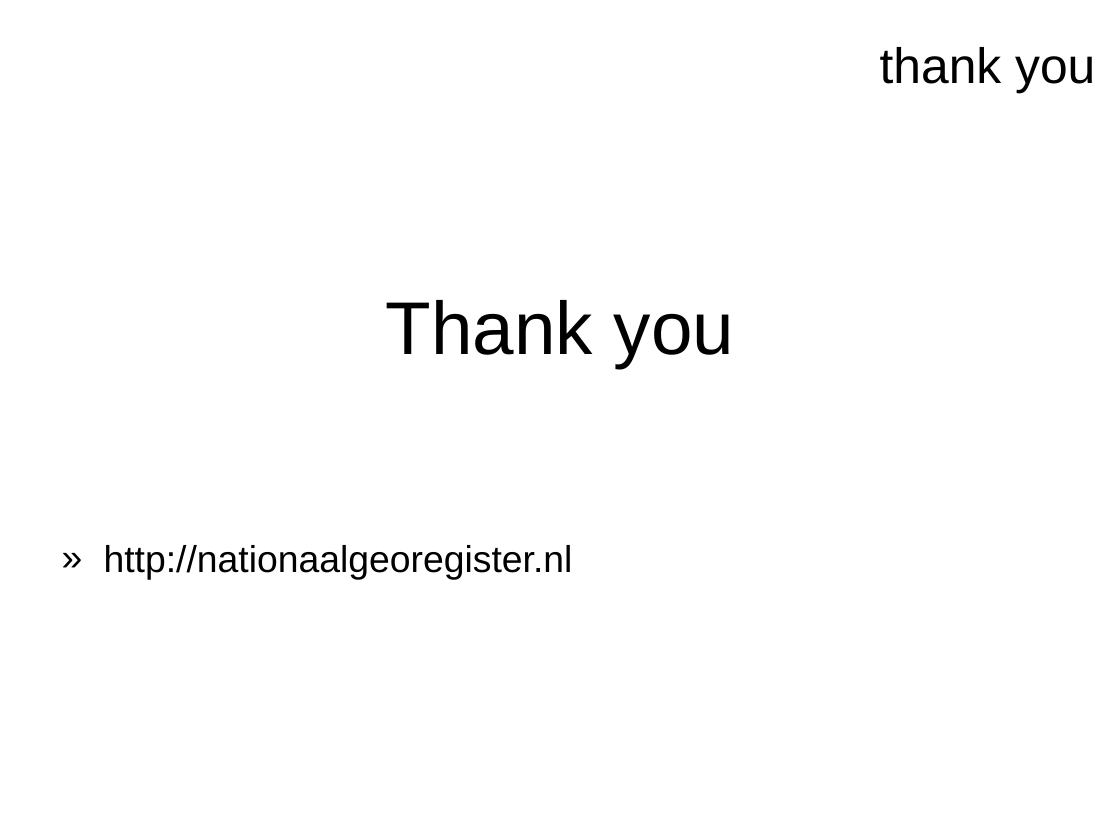
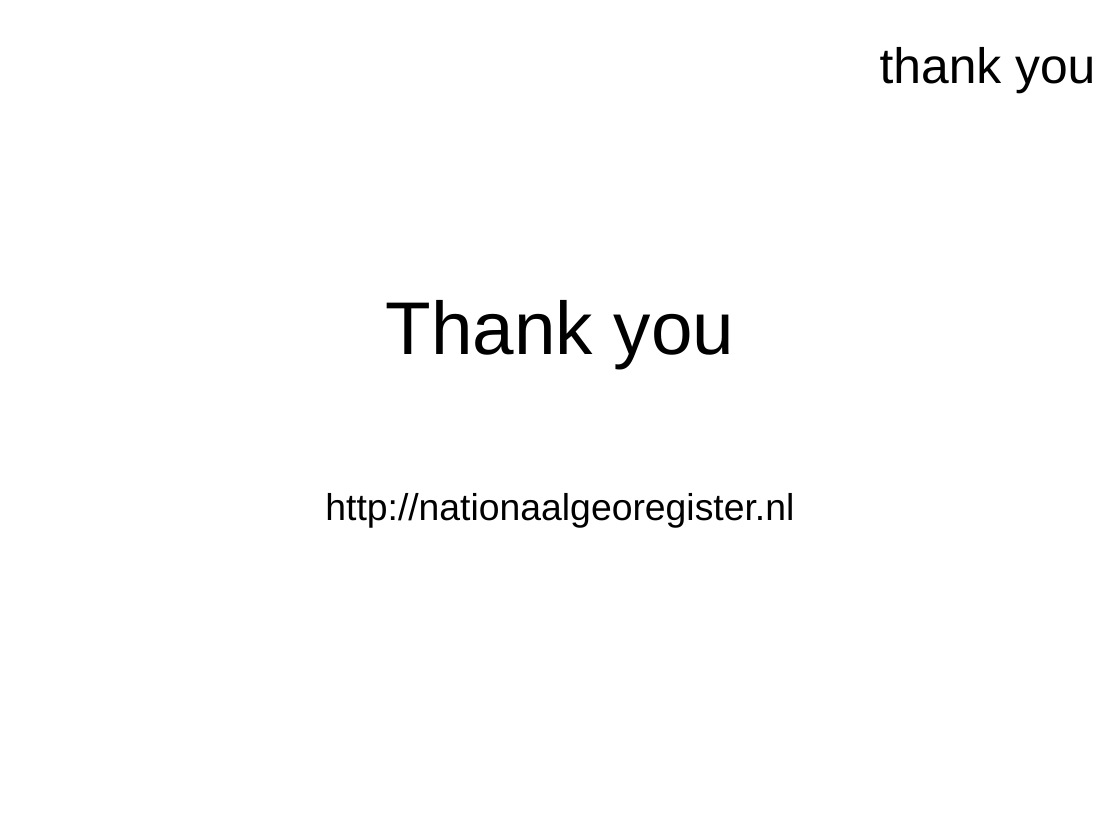
Before and after one commit to pvgenuchten/pvgenuchten.github.io, a slide deck: slide 12 of presentations/2017/inspire/ngr-inspire-2017.pptx. Drawn at 1120x840 pixels with LibreOffice and Linux fonts; fonts in the diff are those of the drawing; background and template pictures are left out. Boxes give left, top, right and bottom in pixels: in the first picture for what was removed or moved away, otherwise in the second. Text is boxed around its words. In the diff, an @@ line names an element or a change of style, - is before the commit and + after.

```diff
--- a/presentations/2017/inspire/ngr-inspire-2017.pptx
+++ b/presentations/2017/inspire/ngr-inspire-2017.pptx
@@ text at (325,493,794,527): alignment left to centre; bullet » to none @@
```
Also in this commit, not shown: 4 other slides changed.
